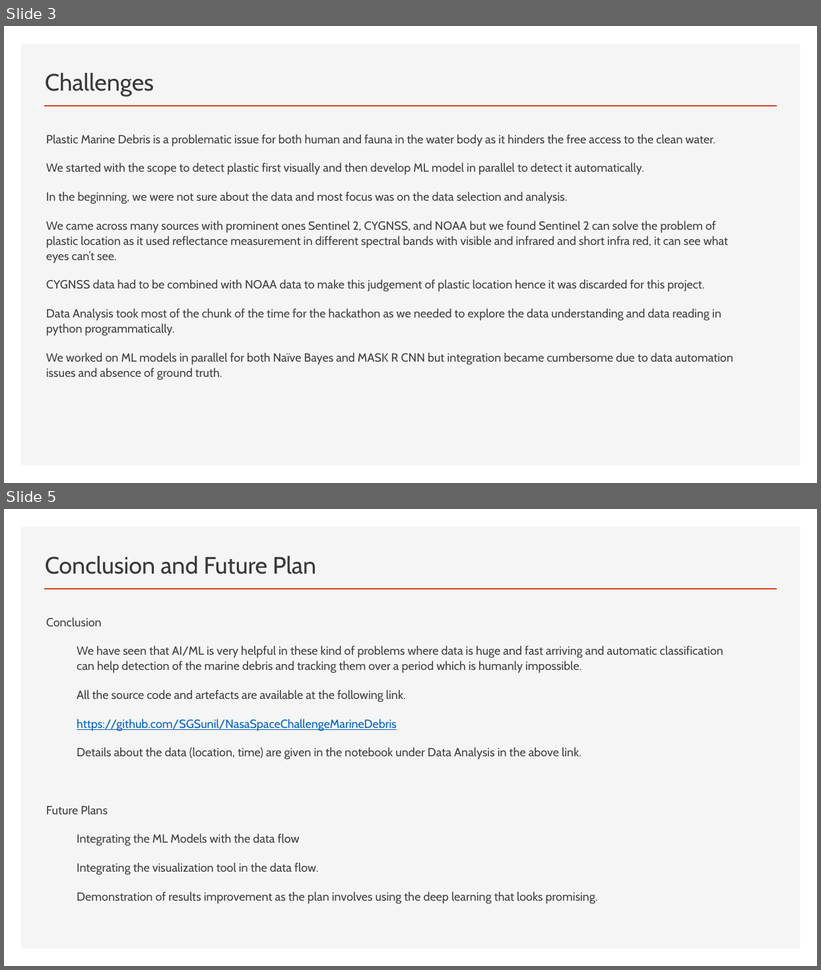
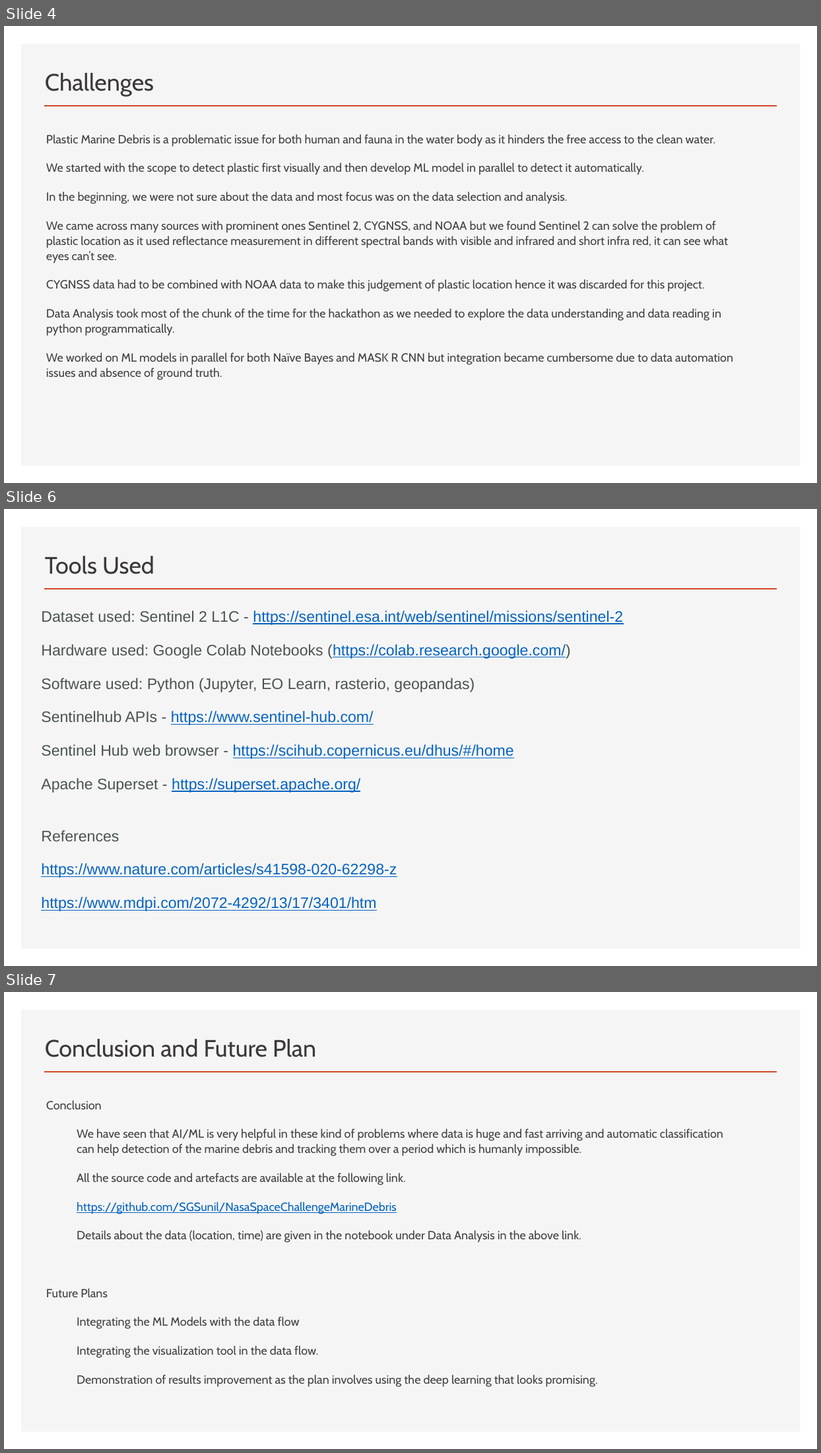
Before and after one commit to SGSunil/NasaSpaceChallengeMarineDebris, a slide deck: NASA SPACE APP - LEVERAGING AI - Team Marine Saviours.pptx. Shown one above the other, each under a label of ours: slides 3 and 5 before the commit, slides 4, 6 and 7 after it; the slides between them are not shown. The pictures are 821x970 and 821x1453 pixels, drawn with LibreOffice and Linux fonts; fonts in the diff are those of the drawing. Boxes give left, top, right and bottom in pixels: in the first picture for what was removed or moved away, otherwise in the second. Text is boxed around its words. In the diff, an @@ line names an element or a change of style, - is before the commit and + after.

```diff
--- a/NASA SPACE APP - LEVERAGING AI - Team Marine Saviours.pptx
+++ b/NASA SPACE APP - LEVERAGING AI - Team Marine Saviours.pptx
@@ slide 6 added at [4,509,817,966], background #FFFFFF; not listed: 2 template elements that a slide beside it also shows @@
@@ title added at [45,556,154,574], 28 pt, text #3B3838 @@
+Tools Used
@@ text added at [41,611,623,912], 18 pt, text #0563C1, underline @@
+Dataset used: Sentinel 2 L1C - https://sentinel.esa.int/web/sentinel/missions/sentinel-2
+Hardware used: Google Colab Notebooks (https://colab.research.google.com/)
+Software used: Python (Jupyter, EO Learn, rasterio, geopandas)
+Sentinelhub APIs - https://www.sentinel-hub.com/
+Sentinel Hub web browser - https://scihub.copernicus.eu/dhus/#/home
+Apache Superset - https://superset.apache.org/
+References
+https://www.nature.com/articles/s41598-020-62298-z
+https://www.mdpi.com/2072-4292/13/17/3401/htm
@@ what was slide 3 is now slide 4 @@
@@ what was slide 5 is now slide 7 @@
```
Also in this commit, not shown: 1 other slide added.
